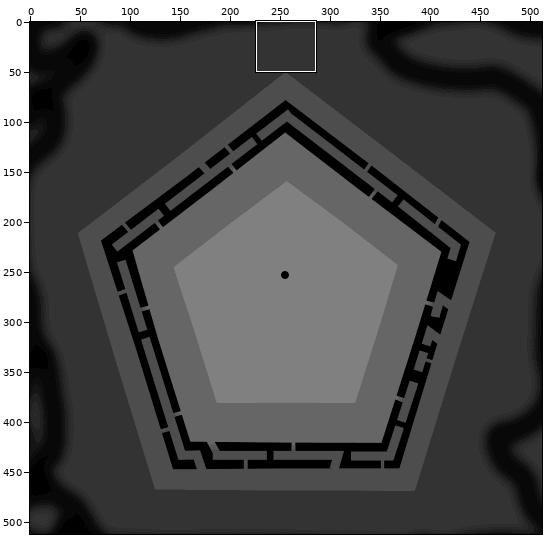
File history of a sprite sheet, src/overthinker/assets/terrains/pentamaze_height-nowalls.png. Above, an overview of the earlier version with the close-up marked.
Close-up. Old version:
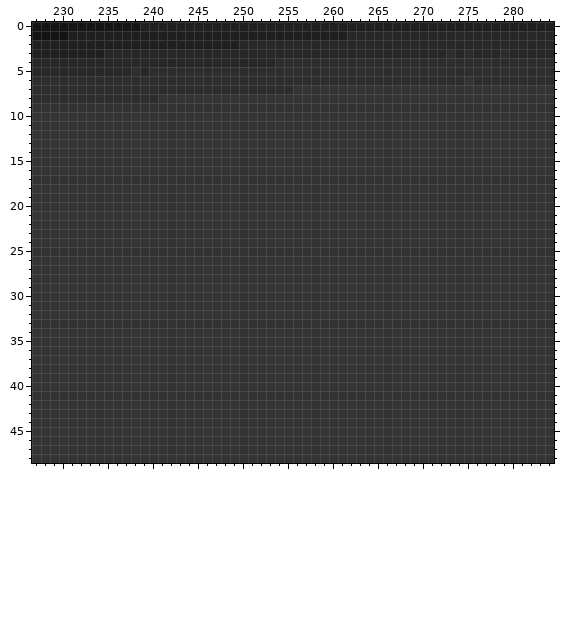
The file is 512x512 pixels. Colours within 5 levels of each other are drawn and written as one. Shown: x 227..284, y 0..48.
Once edited:
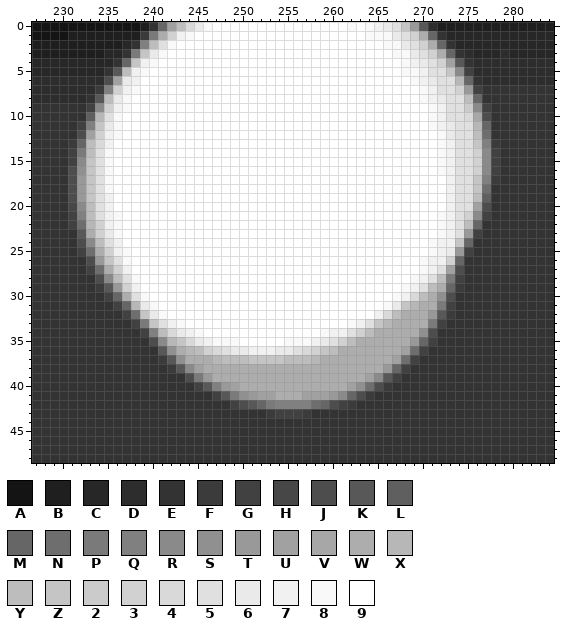
Palette (. is transparent): A #141414  B #1f1f1f  C #272727  D #2d2d2d  E #333333  F #3b3b3b  G #414141  H #474747  J #4d4d4d  K #585858  L #5f5f5f  M #666666  N #6e6e6e  P #7a7a7a  Q #808080  R #8a8a8a  S #909090  T #999999  U #a1a1a1  V #a7a7a7  W #adadad  X #b7b7b7  Y #bdbdbd  Z #c5c5c5  2 #cbcbcb  3 #d1d1d1  4 #d9d9d9  5 #e0e0e0  6 #eaeaea  7 #f1f1f1  8 #f9f9f9  9 #ffffff
The author wrote: pentamaze has very tall island at north
Change:
y 0: x 240..271 BBBBBBBBBBBBBBBBBBBBBBBBBBBBBBBB -> EMUY468999999999999999898765ZTKD
y 1: x 239..272 BBBBBBBBBBBBBBBBBBBBBBBCCCCCCCCCCC -> FPW3789999999999999999999888653WME
y 2: x 237..273 BBBBBBBBBBBBBCCCCCCCCCCCCCCCCCCCCCCCC -> CEQY589999999999999999999999988653WME
y 3: x 237..274 CCCCCCCCCCCCCCCCCCCCCCCCCCCCCCCCCCCCDC -> EPZ68999999999999999999999999988653WME
y 4: x 236..275 CCCCCCCCCCCCCCCCCCDDDDDDDDDDDDDDDDDDDDDD -> EMZ7899999999999999999999999999987653UKE
y 5: x 235..275 CCCDCDDDDDDDDDDDDDDDDDDDDDDDDDDDDDDDDDDDD -> EKY78999999999999999999999999999988755ZRG
y 6: x 235..276 DDDDDDDDDDDDDDDDDDDDDDDDDDDDDDDDDDDDDDDDED -> JU6799999999999999999999999999999987655XME
y 7: x 234..276 DDDDDDDDDDDDDDDDDDDDDDEEEEEEEEEEEEEEEEEEEEE -> FQ378999999999999999999999999999999987553TG
y 8: x 233..276 DDDDDDDDEEEEEEEEEEEEEEEEEEEEEEEEEEEEEEEEEEEE -> EKY689999999999999999999999999999999987655YM
y 9: x 233..277 EEEEEEEEEEEEEEEEEEEEEEEEEEEEEEEEEEEEEEEEEEEEE -> GR37899999999999999999999999999999999987552RG
y 10: x 233..277 EEEEEEEEEEEEEEEEEEEEEEEEEEEEEEEEEEEEEEEEEEEEE -> LX58999999999999999999999999999999999987554VJ
y 11: x 232..277 EEEEEEEEEEEEEEEEEEEEEEEEEEEEEEEEEEEEEEEEEEEEEE -> GQZ68999999999999999999999999999999999987655XM
y 12: x 232..277 EEEEEEEEEEEEEEEEEEEEEEEEEEEEEEEEEEEEEEEEEEEEEE -> JU378999999999999999999999999999999999998655YN
y 13: x 231..278 EEEEEEEEEEEEEEEEEEEEEEEEEEEEEEEEEEEEEEEEEEEEEEEE -> FMY479999999999999999999999999999999999998755ZQF
y 14: x 231..278 EEEEEEEEEEEEEEEEEEEEEEEEEEEEEEEEEEEEEEEEEEEEEEEE -> GPY5899999999999999999999999999999999999987553RG
y 15: x 231..278 EEEEEEEEEEEEEEEEEEEEEEEEEEEEEEEEEEEEEEEEEEEEEEEE -> GRZ5899999999999999999999999999999999999987553RG
y 16: x 231..278 EEEEEEEEEEEEEEEEEEEEEEEEEEEEEEEEEEEEEEEEEEEEEEEE -> JSZ5899999999999999999999999999999999999987553RG
y 17: x 231..278 EEEEEEEEEEEEEEEEEEEEEEEEEEEEEEEEEEEEEEEEEEEEEEEE -> JTZ589999999999999999999999999999999999999755ZQF
y 18: x 231..277 EEEEEEEEEEEEEEEEEEEEEEEEEEEEEEEEEEEEEEEEEEEEEEE -> JTZ589999999999999999999999999999999999999755ZN
y 19: x 231..277 EEEEEEEEEEEEEEEEEEEEEEEEEEEEEEEEEEEEEEEEEEEEEEE -> JTZ579999999999999999999999999999999999999755YL
y 20: x 231..277 EEEEEEEEEEEEEEEEEEEEEEEEEEEEEEEEEEEEEEEEEEEEEEE -> HRY579999999999999999999999999999999999999755UJ
y 21: x 231..277 EEEEEEEEEEEEEEEEEEEEEEEEEEEEEEEEEEEEEEEEEEEEEEE -> GQY578999999999999999999999999999999999998753RG
y 22: x 231..276 EEEEEEEEEEEEEEEEEEEEEEEEEEEEEEEEEEEEEEEEEEEEEE -> GNX37899999999999999999999999999999999999875YM
y 23: x 232..276 EEEEEEEEEEEEEEEEEEEEEEEEEEEEEEEEEEEEEEEEEEEEE -> KW36899999999999999999999999999999999999875TG
y 24: x 232..275 EEEEEEEEEEEEEEEEEEEEEEEEEEEEEEEEEEEEEEEEEEEE -> JRY579999999999999999999999999999999999877ZM
y 25: x 232..275 EEEEEEEEEEEEEEEEEEEEEEEEEEEEEEEEEEEEEEEEEEEE -> GNW378999999999999999999999999999999999876TG
y 26: x 233..274 EEEEEEEEEEEEEEEEEEEEEEEEEEEEEEEEEEEEEEEEEE -> JTZ58999999999999999999999999999999998773M
y 27: x 233..274 EEEEEEEEEEEEEEEEEEEEEEEEEEEEEEEEEEEEEEEEEE -> GNW3799999999999999999999999999999999875UJ
y 28: x 234..274 EEEEEEEEEEEEEEEEEEEEEEEEEEEEEEEEEEEEEEEEE -> JRY58999999999999999999999999999999875YPG
y 29: x 234..274 EEEEEEEEEEEEEEEEEEEEEEEEEEEEEEEEEEEEEEEEE -> FKT3799999999999999999999999999999875YWMF
y 30: x 235..273 EEEEEEEEEEEEEEEEEEEEEEEEEEEEEEEEEEEEEEE -> GMW58999999999999999999999999999874YWSJ
y 31: x 236..273 EEEEEEEEEEEEEEEEEEEEEEEEEEEEEEEEEEEEEE -> GMX68999999999999999999999999986ZXWWPG
y 32: x 237..273 EEEEEEEEEEEEEEEEEEEEEEEEEEEEEEEEEEEEE -> GNZ689999999999999999999999974YWWWTKF
y 33: x 238..272 EEEEEEEEEEEEEEEEEEEEEEEEEEEEEEEEEEE -> GPZ578999999999999999999875ZXWWWWPG
y 34: x 239..271 EEEEEEEEEEEEEEEEEEEEEEEEEEEEEEEEE -> GQY4678999999999999987753YWWWWWSJ
y 35: x 240..271 EEEEEEEEEEEEEEEEEEEEEEEEEEEEEEEE -> JRXZ467888999998887653YWWWWWWTMG
y 36: x 241..270 EEEEEEEEEEEEEEEEEEEEEEEEEEEEEE -> KSWXY3456677766543ZYWWWWWWWUNG
y 37: x 241..269 EEEEEEEEEEEEEEEEEEEEEEEEEEEEE -> FKSWWWXYYYZZZZYYYXWWWWWWWWUNG
y 38: x 242..268 EEEEEEEEEEEEEEEEEEEEEEEEEEE -> FKRUWWWWWWWWWWWWWWWWWWWWTMG
y 39: x 244..267 EEEEEEEEEEEEEEEEEEEEEEEE -> JPTWWWWWWWWWWWWWWWWWURKG
y 40: x 245..266 EEEEEEEEEEEEEEEEEEEEEE -> GKQTUWWWWWWWWWWWWUSNJF
y 41: x 247..264 EEEEEEEEEEEEEEEEEE -> GKPSTUUWWWUUUTRMJF
y 42: x 249..262 EEEEEEEEEEEEEE -> GJKMPQQQQNMJGF
y 43: x 253..257 EEEEE -> FGGGF
Changed places in both close-ups, as pixel boxes (x1, y1, x2, y2):
changed: (68, 22, 500, 418)
